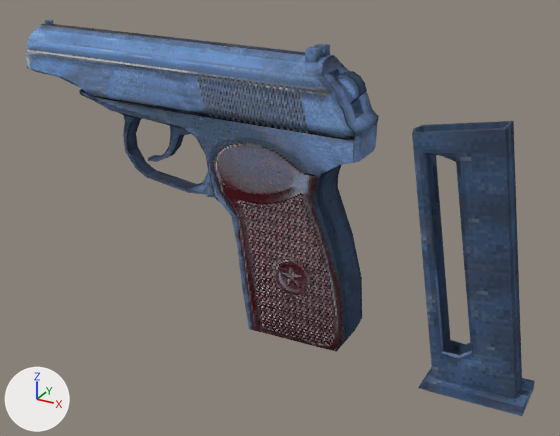
The Blender file Assets/#Stalway/Models/PM/PM.blend: old version first, new version second.
Both versions are drawn from a 50 mm camera at (0.197, -0.274, 0.127) aimed at (0.047, 0.0, -0.01). Arrows for +X, +Y and +Z are at lower left; the lights stay in place.

The first picture shows 'Magazine', 'PM'.
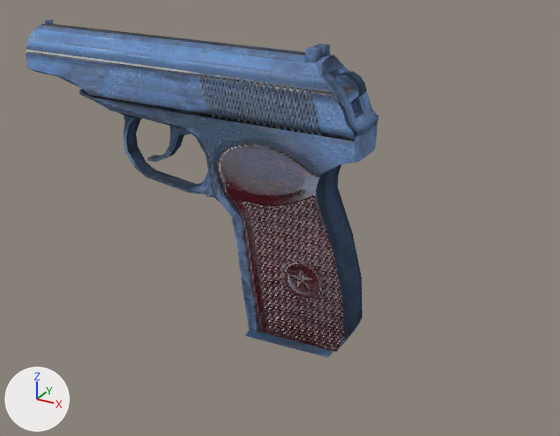
What differs and where, as boxes (x1, y1, x2, y2) in the pictures (560 x 436 px):
```json
{"object": "Magazine", "change": "moved", "before": [412, 121, 535, 416], "after": [245, 330, 334, 358]}
{"part": 1, "of": "me_cube_001", "change": "surface changed", "before": [26, 20, 379, 352], "after": [26, 20, 379, 352]}
```

Scene script edits in JSON lines:
```json
{"block": "me_cube_001", "where": "me_cube_001.from_pydata(...)  # 525 vertices, 508 faces; spans x -0.137..0.033, y -0.013..0.013, z -0.055..0.077"}
{"block": "me_cube_001", "where": "# used by ob_pm; location = (0.0531, 0.0, -0.0097)"}
{"block": "me_cube_001", "change": "me_cube_001 part 1: texture (UV) coordinates of 487 of 508 faces, centred in x -0.137..0.033, y -0.013..0.013, z -0.055..0.077, changed; they spanned u 0.0..1.0, v 0.0..0.97 and now span u 0.04..0.96, v 0.0..0.97"}
{"op": "set", "path": "ob_magazine.location", "old": "(0.1399, 0.0, -0.0676)", "new": "(0.0555, 0.0, -0.0676)"}
```
